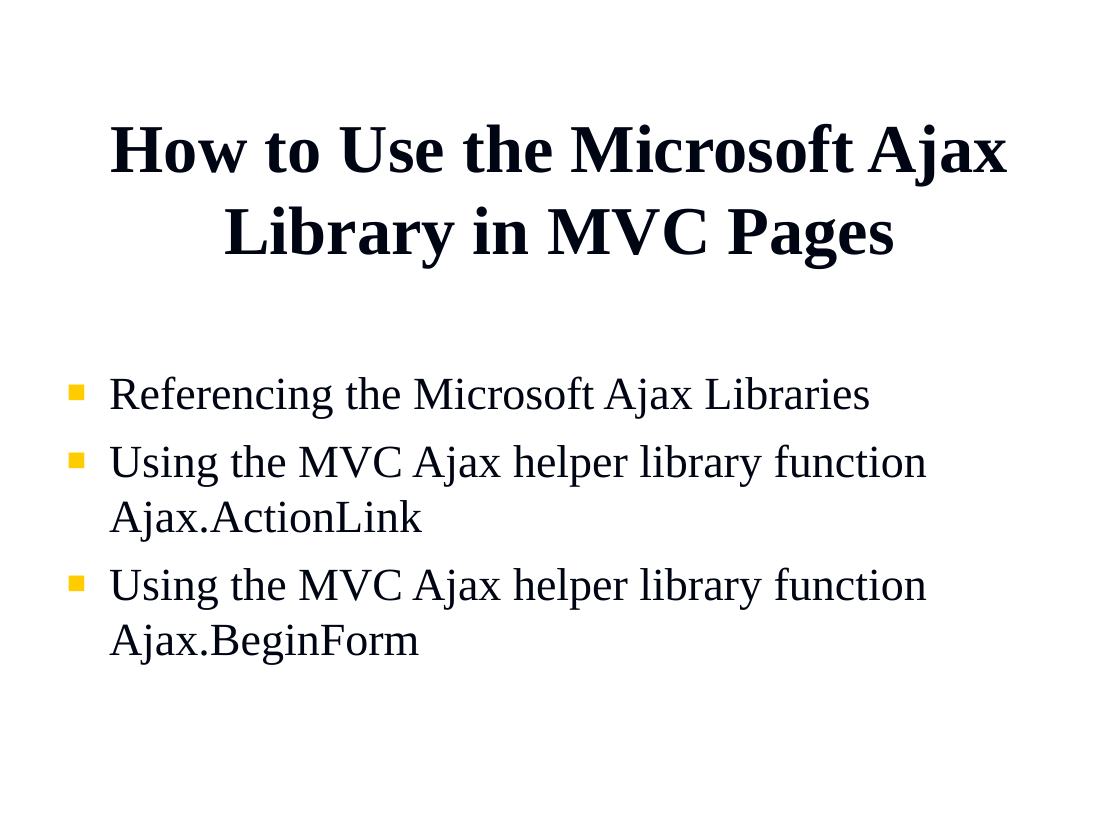
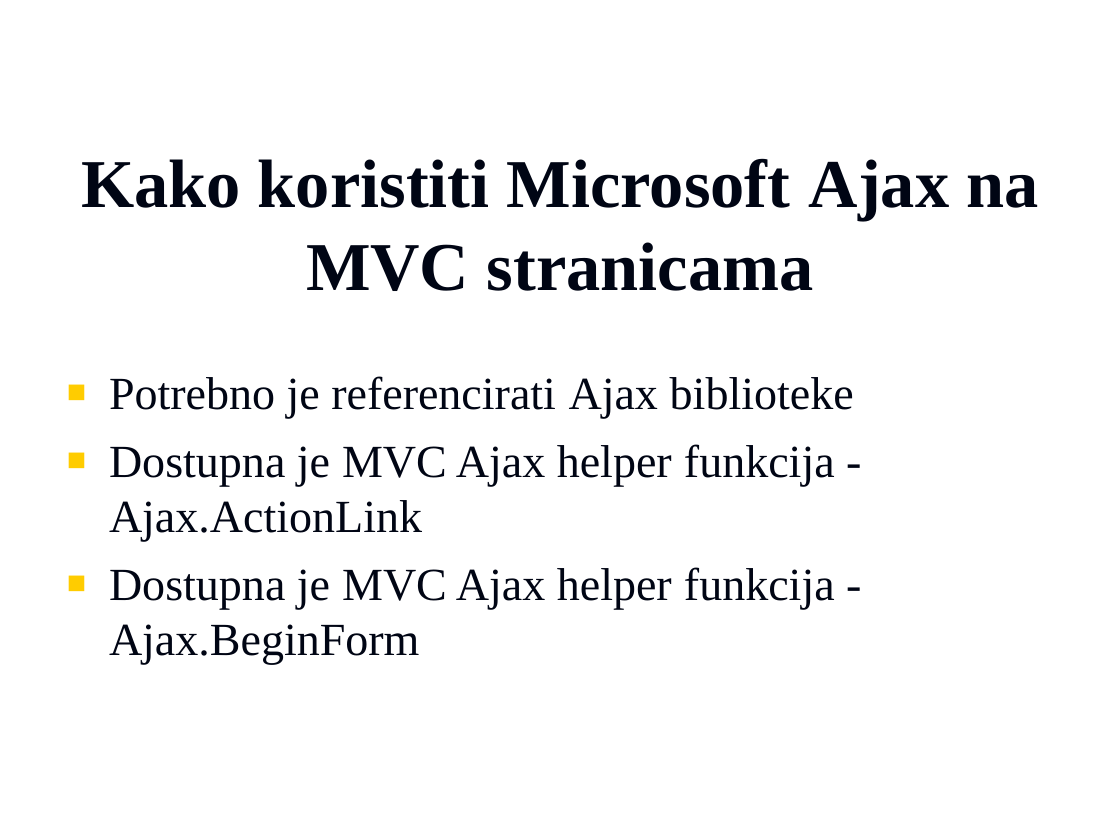
Before and after one commit to vzdesic/PZI, a slide deck: slide 8 of PPTs/16 MVC klijentsko programiranje.ppt. Drawn at 1120x840 pixels with LibreOffice and Linux fonts; fonts in the diff are those of the drawing; background and template pictures are left out. Boxes give left, top, right and bottom in pixels: in the first picture for what was removed or moved away, otherwise in the second. Text is boxed around its words. In the diff, an @@ line names an element or a change of style, - is before the commit and + after.

```diff
--- a/PPTs/16 MVC klijentsko programiranje.ppt
+++ b/PPTs/16 MVC klijentsko programiranje.ppt
@@ title at [81,158,1039,291]: text changed @@
-How to Use the Microsoft Ajax Library in MVC Pages
+Kako koristiti Microsoft Ajax na MVC stranicama
@@ text at [109,376,854,665]: text changed @@
-■ Referencing the Microsoft Ajax Libraries
-■ Using the MVC Ajax helper library function Ajax.ActionLink
-■ Using the MVC Ajax helper library function Ajax.BeginForm
+■ Potrebno je referencirati Ajax biblioteke
+■ Dostupna je MVC Ajax helper funkcija - Ajax.ActionLink
+■ Dostupna je MVC Ajax helper funkcija - Ajax.BeginForm
```
Also in this commit, not shown: 7 other slides changed, 4 slides added, 4 slides removed, 3 other files.
